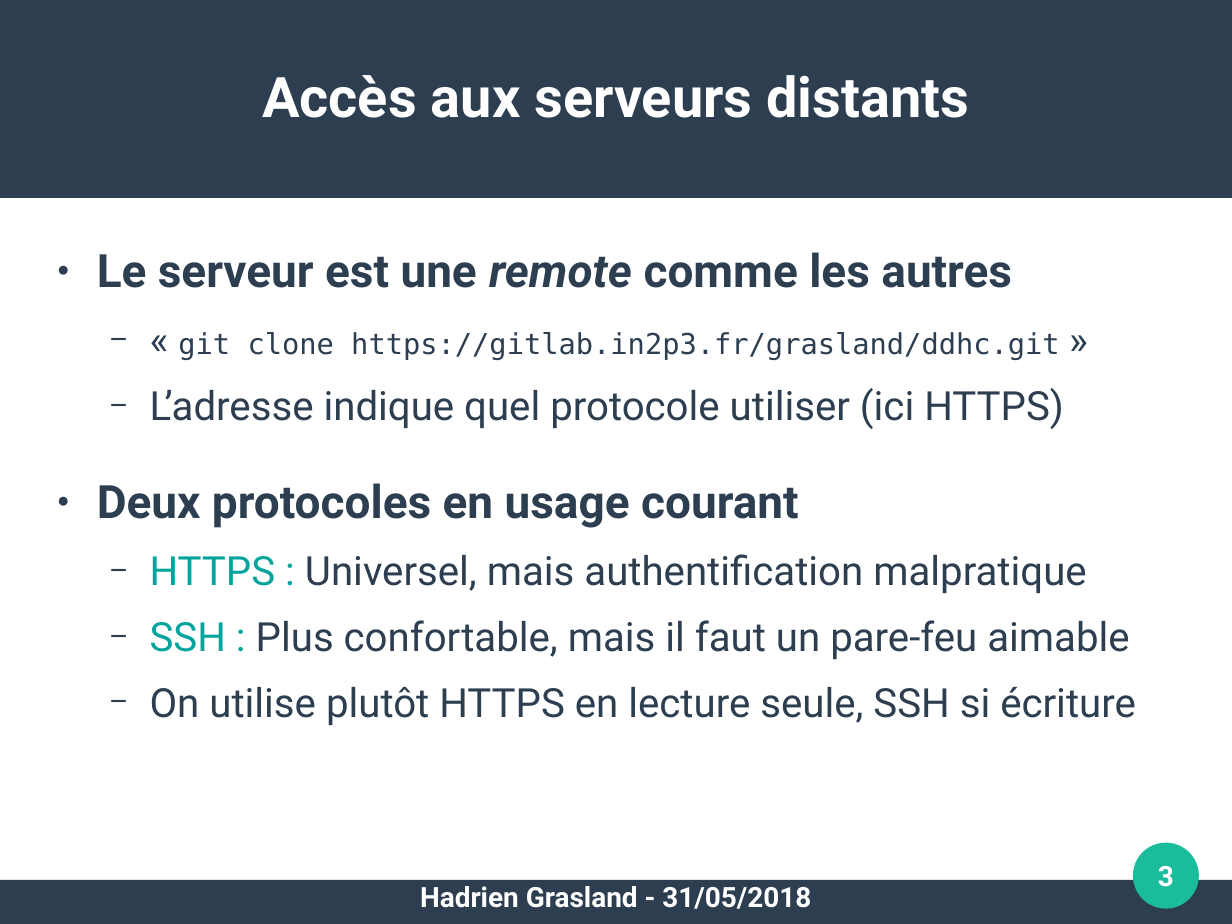
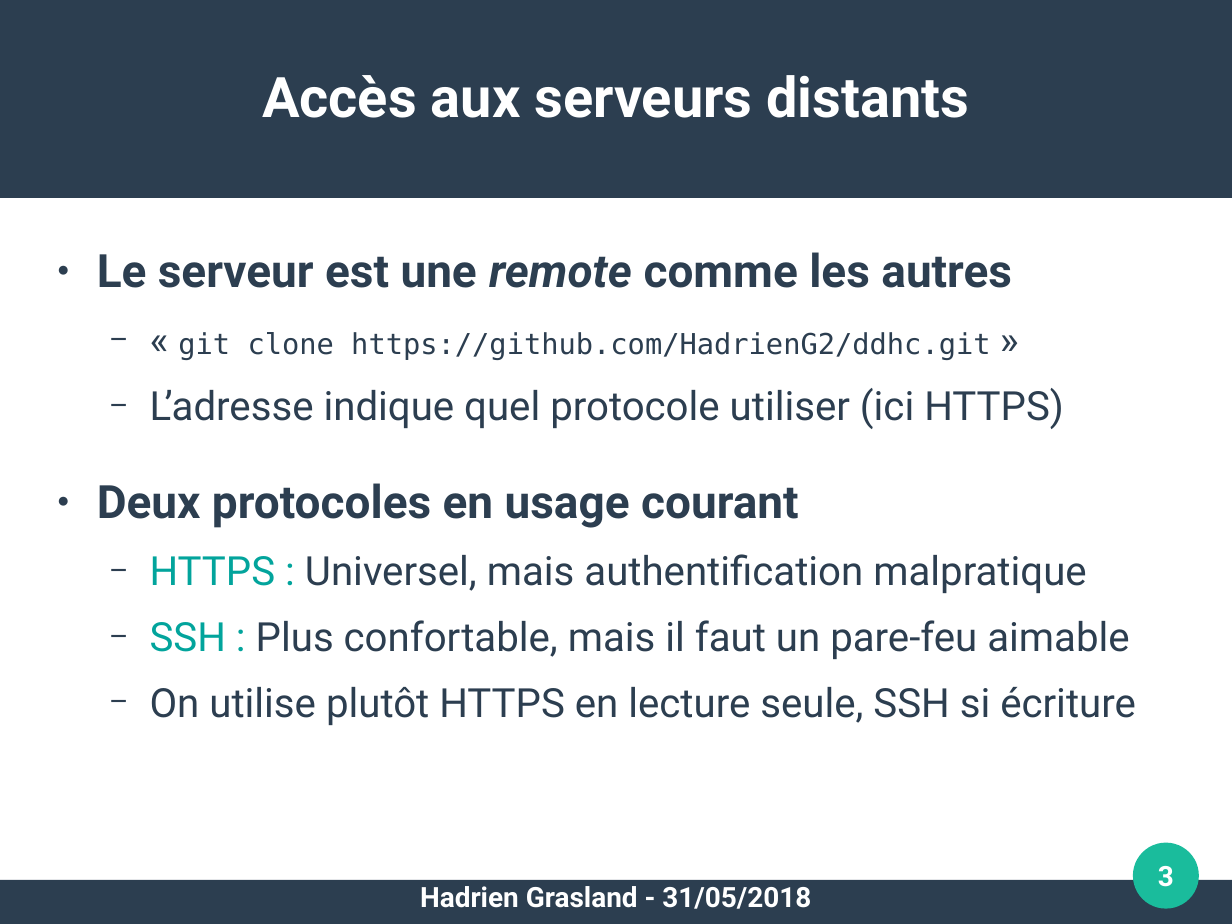
Before and after one commit to pushou/formation-git, a slide deck: slide 3 of Pres5-Reseau.odp. Drawn at 1232x924 pixels with LibreOffice and Linux fonts; fonts in the diff are those of the drawing. Boxes give left, top, right and bottom in pixels: in the first picture for what was removed or moved away, otherwise in the second. Text is boxed around its words. In the diff, an @@ line names an element or a change of style, - is before the commit and + after.

Commit message:
Basculement sur github

```diff
--- a/Pres5-Reseau.odp
+++ b/Pres5-Reseau.odp
@@ text at bbox=[178, 332, 990, 360]: text changed @@
-  − « git clone https://gitlab.in2p3.fr/grasland/ddhc.git »
+  − « git clone https://github.com/HadrienG2/ddhc.git »
```
Also in this commit, not shown: 1 other slide changed, 5 other files.
